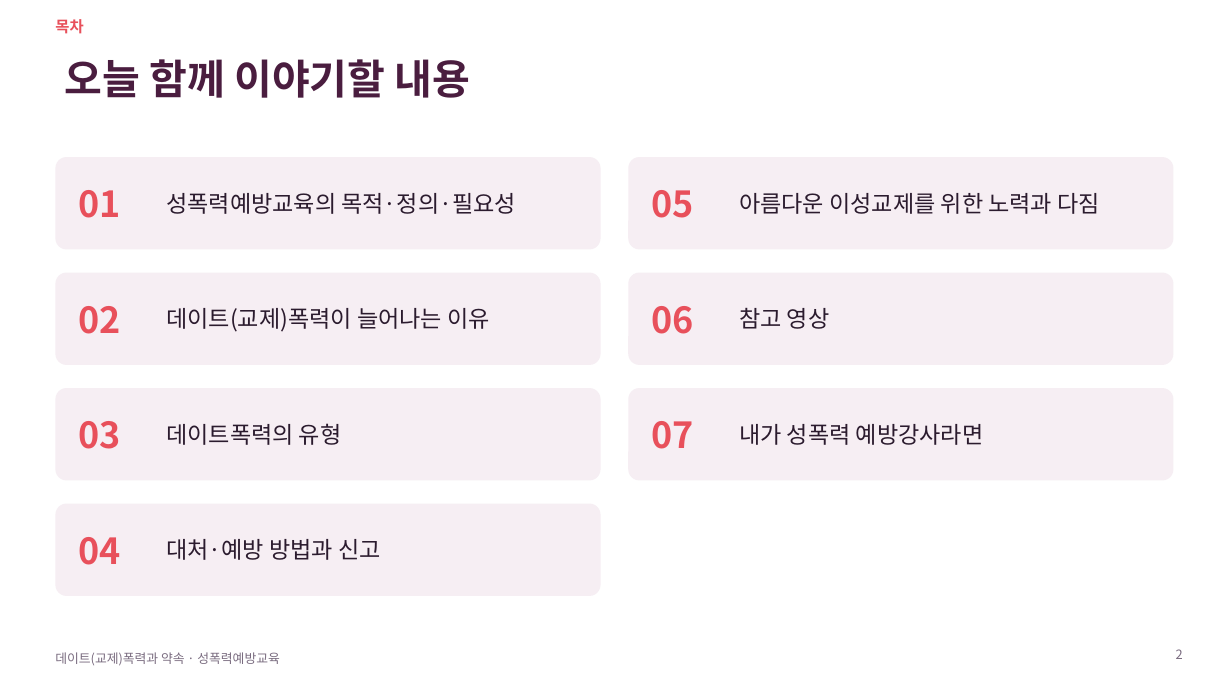
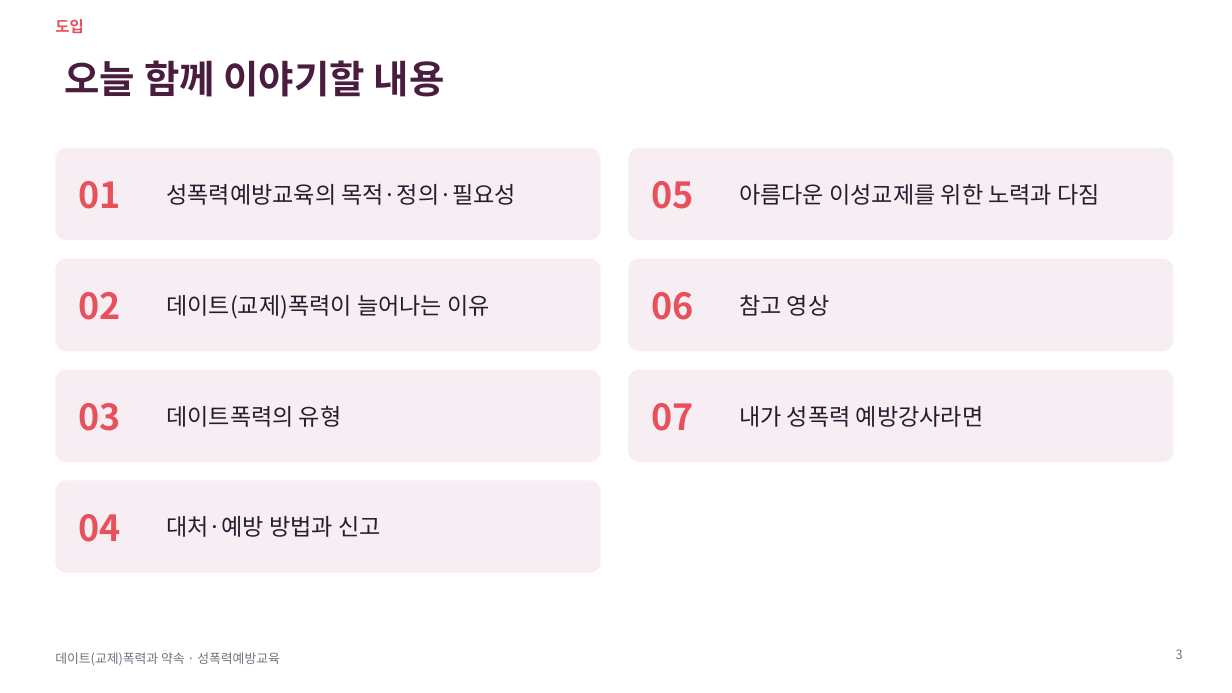
Before and after one commit to ash1234a/security-research-learning, a slide deck: slide 3 of 데이트폭력과_약속.pptx (slide 2 before the commit). Drawn at 1232x693 pixels with LibreOffice and Linux fonts; fonts in the diff are those of the drawing. Boxes give left, top, right and bottom in pixels: in the first picture for what was removed or moved away, otherwise in the second. Text is boxed around its words. In the diff, an @@ line names an element or a change of style, - is before the commit and + after.

```diff
--- a/데이트폭력과_약속.pptx
+++ b/데이트폭력과_약속.pptx
@@ text at [55,19,83,33]: text changed @@
-목차
+도입
@@ title "오늘 함께 이야기할 내용" at [65,60,445,97]: size 32 to 30 pt @@
@@ 4 texts, 2 rounded rectangles: place and size @@
-4 texts, 2 rounded rectangles at [55,157,1174,250]
+4 texts, 2 rounded rectangles at [55,148,1174,240]
@@ 4 texts, 2 rounded rectangles: place and size @@
-4 texts, 2 rounded rectangles at [55,273,1174,365]
+4 texts, 2 rounded rectangles at [55,259,1174,351]
@@ 4 texts, 2 rounded rectangles: place and size @@
-4 texts, 2 rounded rectangles at [55,388,1174,481]
+4 texts, 2 rounded rectangles at [55,370,1174,462]
@@ 2 texts, 1 rounded rectangle: place and size @@
-2 texts, 1 rounded rectangle at [55,504,601,596]
+2 texts, 1 rounded rectangle at [55,481,601,573]
@@ page number at [1176,649,1183,659]: text changed @@
-2
+3
```
Also in this commit, not shown: 15 other slides changed, 13 slides added, 13 slides removed.
